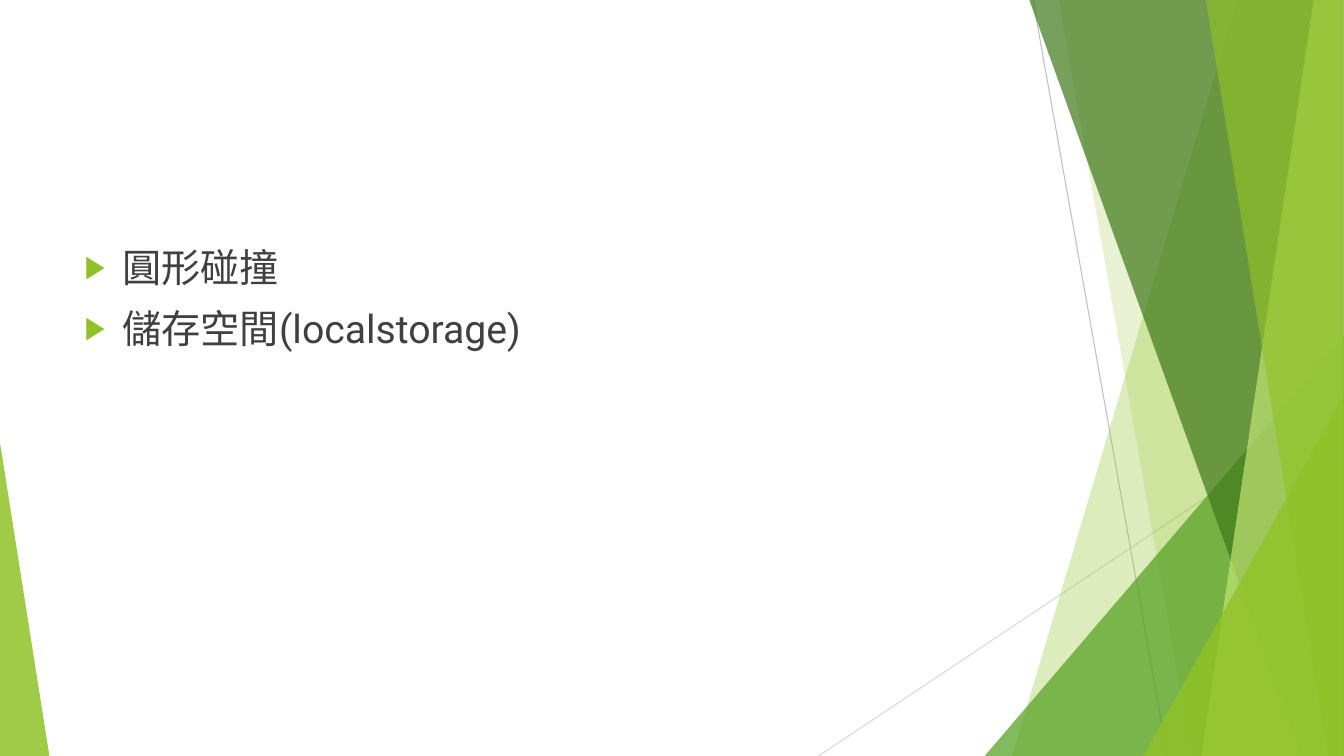
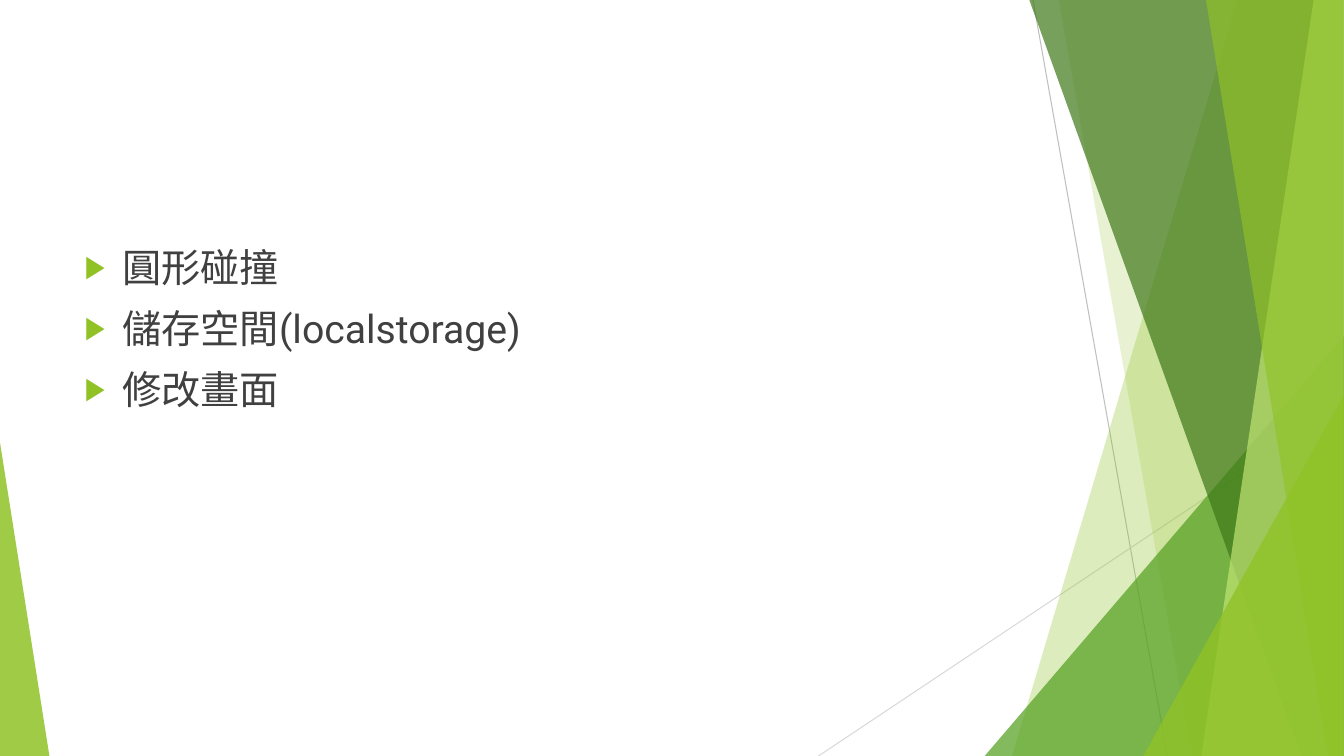
Before and after one commit to Freedom1026/Canvas, a slide deck: slide 12 of 保衛潛艇戰(守城遊戲).pptx. Drawn at 1344x756 pixels with LibreOffice and Linux fonts; fonts in the diff are those of the drawing. Boxes give left, top, right and bottom in pixels: in the first picture for what was removed or moved away, otherwise in the second. Text is boxed around its words. In the diff, an @@ line names an element or a change of style, - is before the commit and + after.

```diff
--- a/保衛潛艇戰(守城遊戲).pptx
+++ b/保衛潛艇戰(守城遊戲).pptx
@@ text at (x1=123, y1=371, x2=280, y2=407): paragraph added @@
+▶ 修改畫面
```
Also in this commit, not shown: 7 other slides changed.
